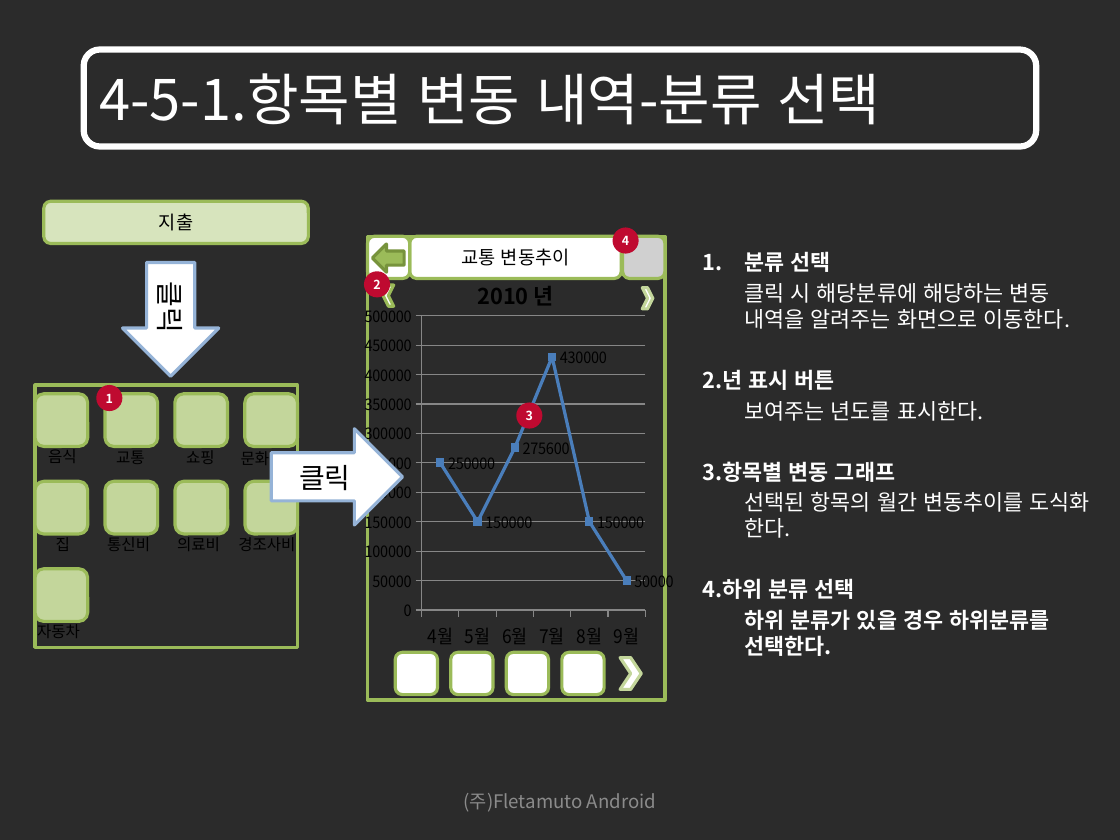
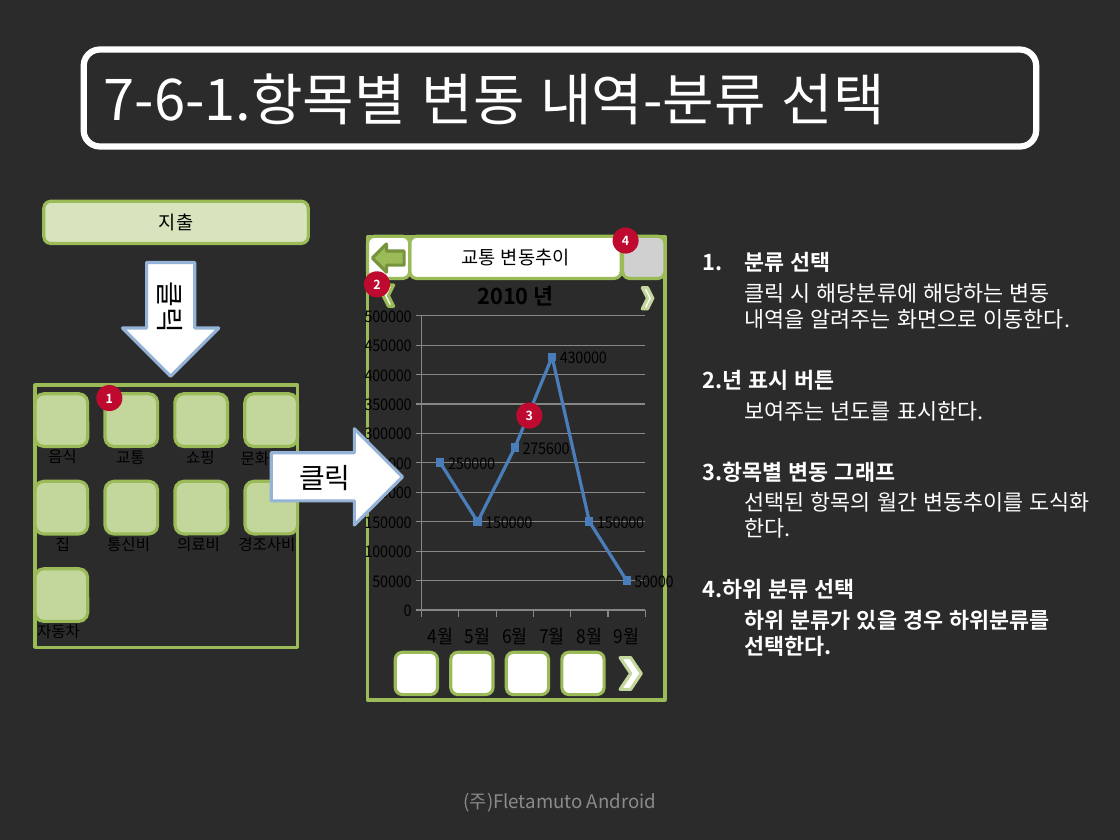
Before and after one commit to limjunghoon/fmfinance, a slide deck: slide 61 of trunk/DOC/GUI/재테크를 위한 어플리케이션 GUI_100906_V1.1.pptx (slide 44 before the commit). Drawn at 1120x840 pixels with LibreOffice and Linux fonts; fonts in the diff are those of the drawing; grey boxes stand for pictures; background and template pictures are left out; a plain dark background stands for a picture behind light text. Boxes give left, top, right and bottom in pixels: in the first picture for what was removed or moved away, otherwise in the second. Text is boxed around its words. In the diff, an @@ line names an element or a change of style, - is before the commit and + after.

```diff
--- a/trunk/DOC/GUI/재테크를 위한 어플리케이션 GUI_100906_V1.1.pptx
+++ b/trunk/DOC/GUI/재테크를 위한 어플리케이션 GUI_100906_V1.1.pptx
@@ rounded rectangle added at (84, 49, 1036, 147), outline #FFFFFF 4 pt @@
@@ title "7-6-1.항목별 변동 내역-분류 선택": place and size @@
-title "7-6-1.항목별 변동 내역-분류 선택" at (84, 49, 1036, 147)
+title "7-6-1.항목별 변동 내역-분류 선택" at (104, 73, 885, 125)
@@ title "7-6-1.항목별 변동 내역-분류 선택" at (104, 73, 885, 125): outline #FFFFFF 4 pt to none @@
@@ title at (104, 73, 885, 125): text changed @@
-4-5-1.항목별 변동 내역-분류 선택
+7-6-1.항목별 변동 내역-분류 선택
```
Also in this commit, not shown: 88 other slides changed, 8 slides added, 1 slide removed.
